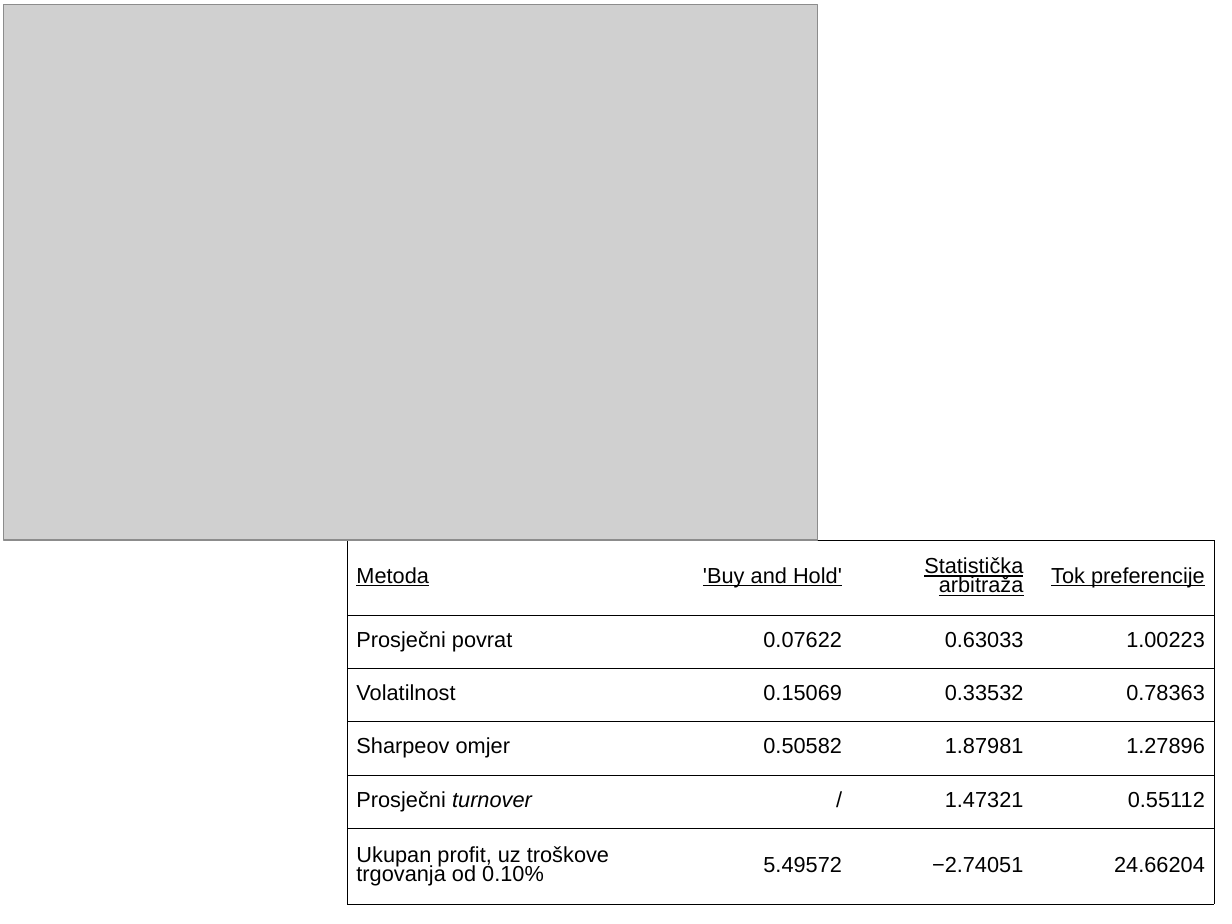
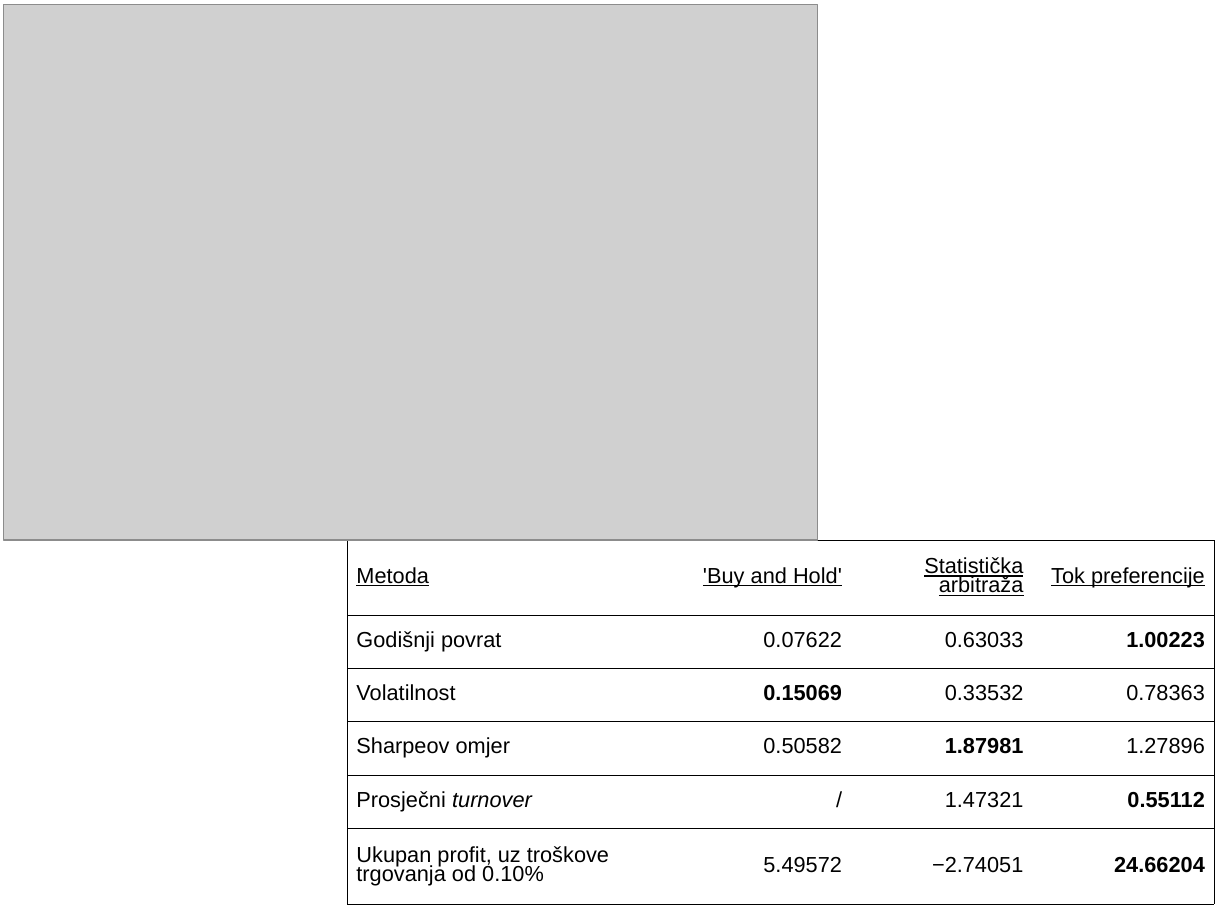
Before and after one commit to mrlovre/diplomski, a slide deck: slide 4 of dira/13-Mrcela-prezentacija.ppt. Drawn at 1232x924 pixels with LibreOffice and Linux fonts; fonts in the diff are those of the drawing; grey boxes stand for pictures. Boxes give left, top, right and bottom in pixels: in the first picture for what was removed or moved away, otherwise in the second. Text is boxed around its words. In the diff, an @@ line names an element or a change of style, - is before the commit and + after.

```diff
--- a/dira/13-Mrcela-prezentacija.ppt
+++ b/dira/13-Mrcela-prezentacija.ppt
@@ table at box(348, 540, 1213, 904) @@
-row 2, column 1: Prosječni povrat
+row 2, column 1: Godišnji povrat
@@ bold on in "1.00223", "0.15069", "1.87981", "0.55112" and 1 more places @@
```
Also in this commit, not shown: 1 other file.
